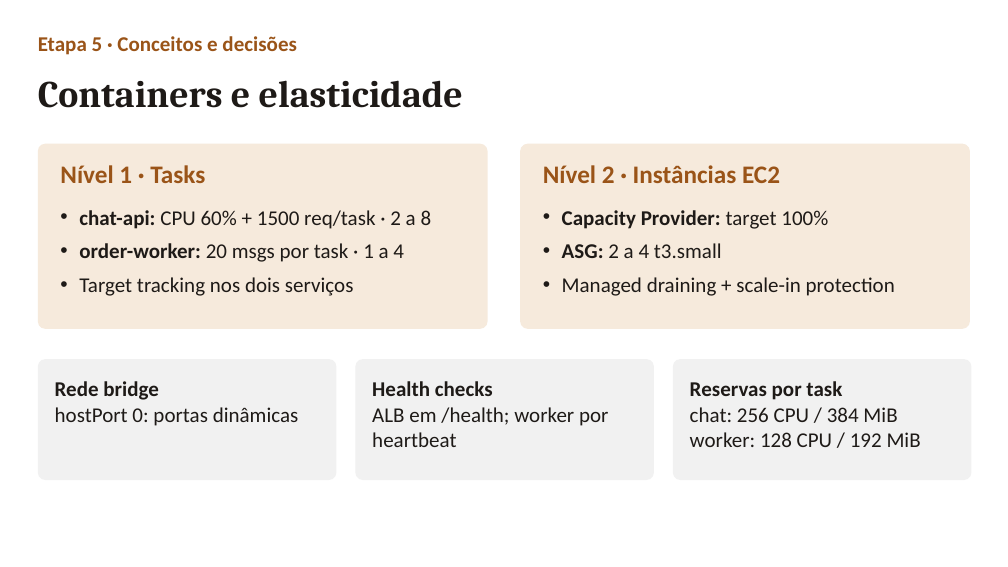
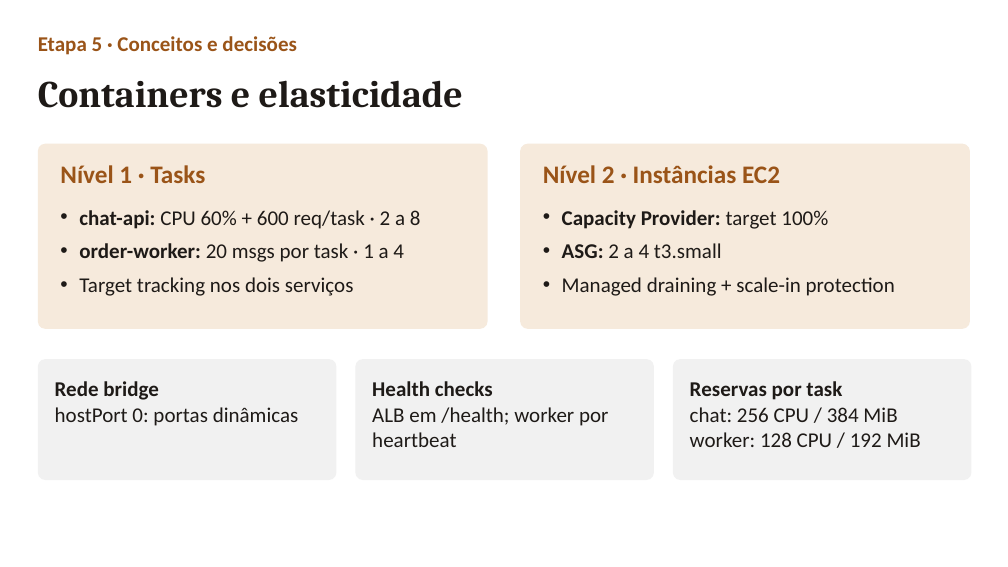
Before and after one commit to FelipeSuarez1/comercio-conversacional-aws, a slide deck: slide 11 of apresentacao/apresentacao-video.pptx. Drawn at 1008x567 pixels with LibreOffice and Linux fonts; fonts in the diff are those of the drawing. Boxes give left, top, right and bottom in pixels: in the first picture for what was removed or moved away, otherwise in the second. Text is boxed around its words. In the diff, an @@ line names an element or a change of style, - is before the commit and + after.

```diff
--- a/apresentacao/apresentacao-video.pptx
+++ b/apresentacao/apresentacao-video.pptx
@@ text at bbox=[79, 210, 421, 229]: text changed @@
-• chat-api: CPU 60% + 1500 req/task · 2 a 8
+• chat-api: CPU 60% + 600 req/task · 2 a 8
```
Also in this commit, not shown: 1 other slide changed, 5 other files.
